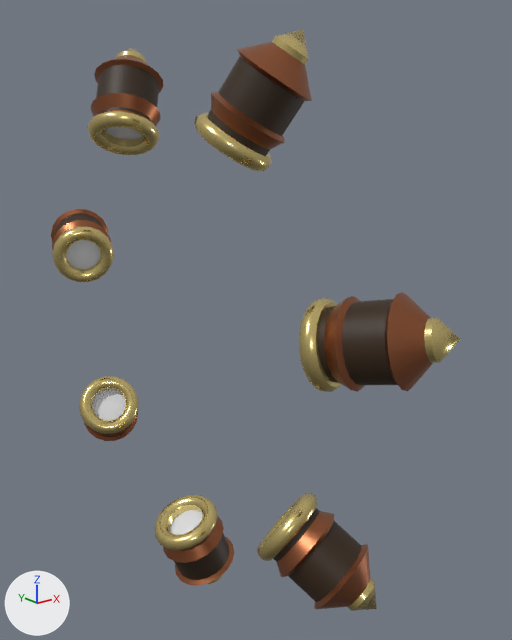
Before and after pictures for a commit that changed the FBX model Assets/Blender/Emitter.fbx.
Before and after are seen from a camera (50 mm lens) standing at (-0.0419, -0.0654, 0.0811) and looking at (0.0061, -0.0055, 0.0572). Every picture has the same lights, and +X, +Y and +Z are marked at lower left. Mesh edges are drawn as thin lines on the coarser meshes. Where no turn or scale is listed for an object, it has been applied to the vertices.

Before the edit, the objects in view are built like this:
```python
me_cone_001 = bpy.data.meshes.new('Cone.001')
me_cone_001.from_pydata(...)  # 2527 vertices, 2527 faces; spans x -0.0046..0.0057, y -0.0343..0.0343, z -0.0351..0.0317
# faces by material slot: [504, 1764, 252, 7]
me_cone_001.materials.append(mat_cuivre)  # brown #a56747
me_cone_001.materials.append(mat_metal)  # yellow #e7d289
me_cone_001.materials.append(mat_base)  # brown #311f08
me_cone_001.materials.append(mat_emiter)  # white #e7e7e7
ob_emetteur = bpy.data.objects.new('Emetteur', me_cone_001)
ob_emetteur.location = (0.0, 0.0, 0.0553)
```
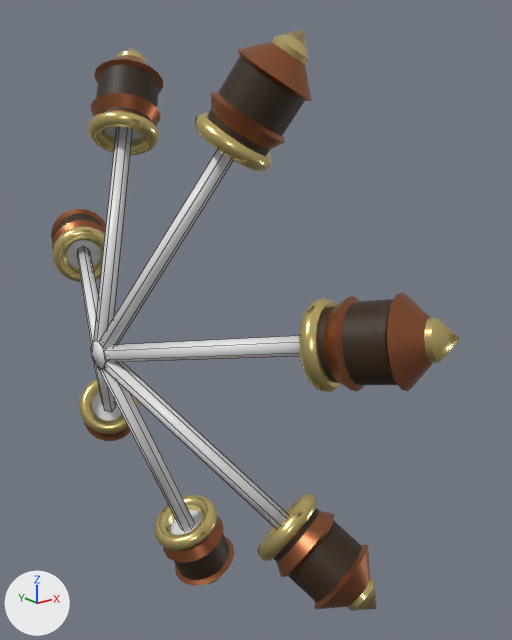
What changed in the scene script:
```text
Add mat_cuivre_002:
    mat_cuivre_002 = principled_material('Cuivre.002')
    mat_cuivre_002.base_color = (0.376, 0.136, 0.063)  # brown #a56747
    mat_cuivre_002.metallic = 1.0
    mat_cuivre_002.roughness = 0.372
Add mat_emiter_001:
    mat_emiter_001 = principled_material('Emiter.001')
    mat_emiter_001.base_color = (0.8, 0.8, 0.8)  # white #e7e7e7
    mat_emiter_001.roughness = 0.4
Add me_cone_002:
    me_cone_002.from_pydata(...)  # 98 vertices, 65 faces; spans x -0.0109..0.0003, y -0.0248..0.0248, z -0.0253..0.023
    # faces by material slot: [7, 58]
    me_cone_002.materials.append(mat_cuivre_002)  # brown #a56747
    me_cone_002.materials.append(mat_emiter_001)  # white #e7e7e7
Add ob_rayon:
    ob_rayon = bpy.data.objects.new('Rayon', me_cone_002)
    ob_rayon.location = (0.0, 0.0, 0.0553)
```

Boxes [x1, y1, x2, y2] around the edits, measured in the pictures (512 x 640 px):
'Rayon', added
    after: [77, 127, 300, 531]
